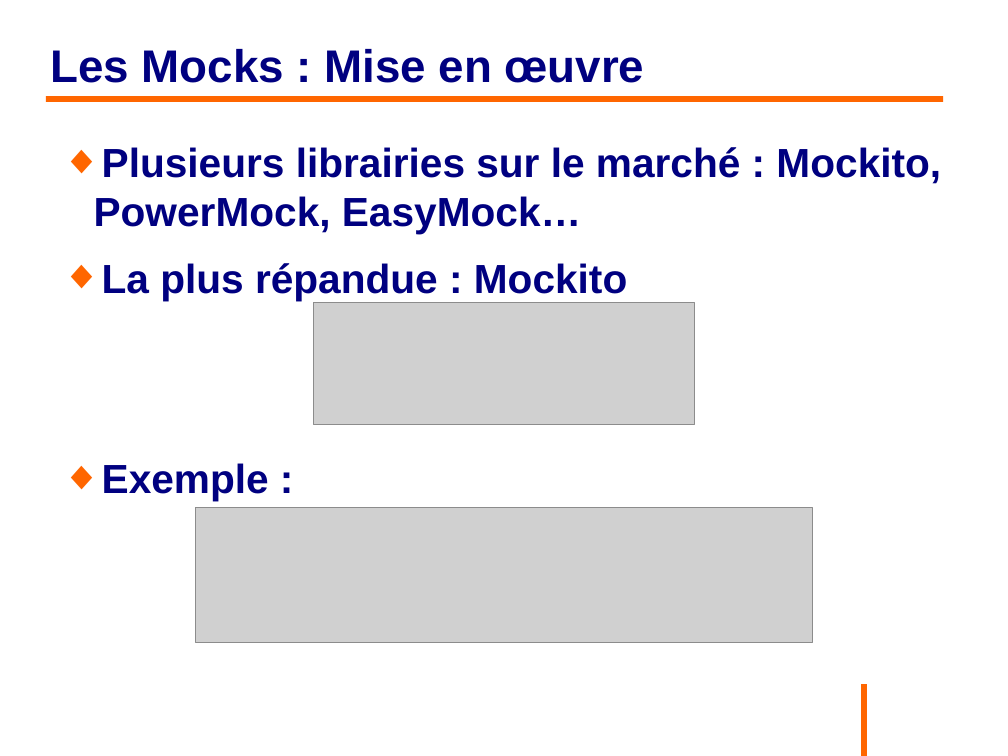
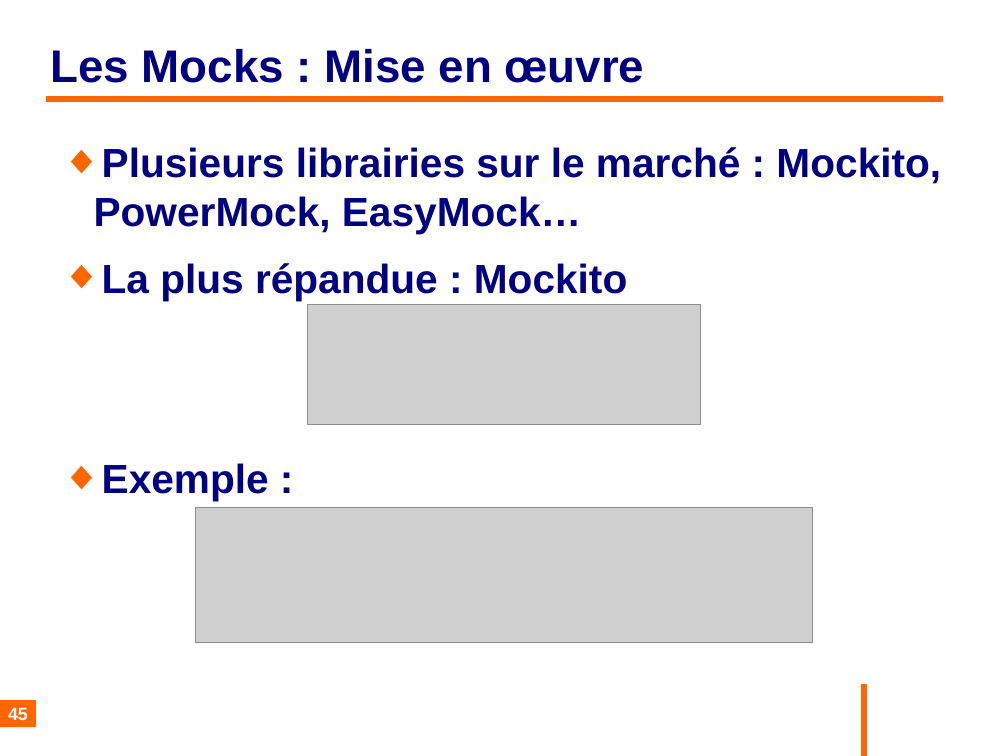
Before and after one commit to philphils/tests-unitaires-et-moins-unitaires, a slide deck: slide 45 of tests-unitaires-cours/nouveauDiapo/diapo_tests_unitaires.odp. Drawn at 1008x756 pixels with LibreOffice and Linux fonts; fonts in the diff are those of the drawing; grey boxes stand for pictures; background and template pictures are left out. Boxes give left, top, right and bottom in pixels: in the first picture for what was removed or moved away, otherwise in the second. Text is boxed around its words. In the diff, an @@ line names an element or a change of style, - is before the commit and + after.

```diff
--- a/tests-unitaires-cours/nouveauDiapo/diapo_tests_unitaires.odp
+++ b/tests-unitaires-cours/nouveauDiapo/diapo_tests_unitaires.odp
@@ picture: place and size @@
-picture at (314, 303, 695, 425)
+picture at (308, 305, 701, 425)
@@ page number added at (0, 701, 36, 728), fill #FF6600, 14 pt, text #FFFFFF, bold @@
+45
```
Also in this commit, not shown: 61 other slides changed.
